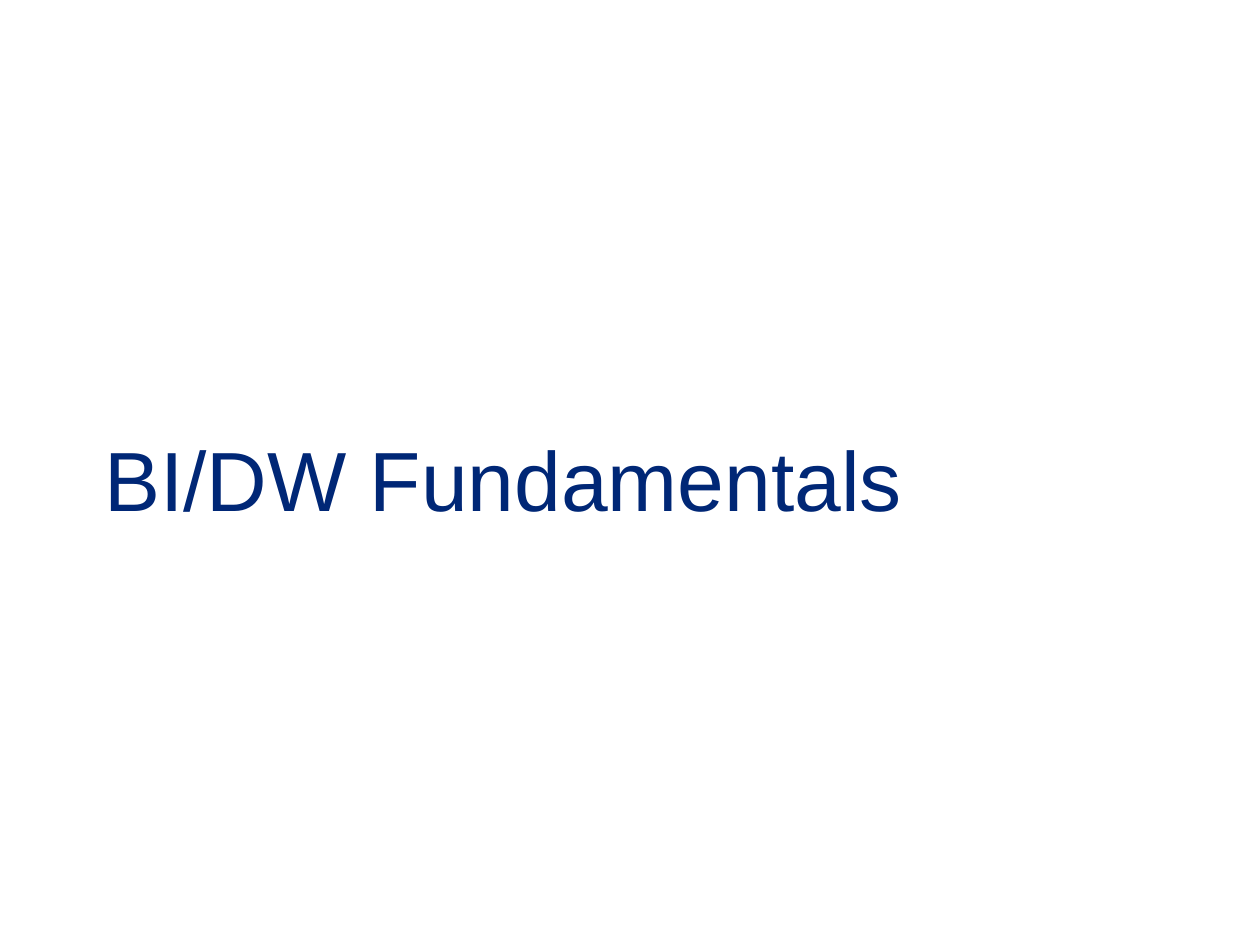
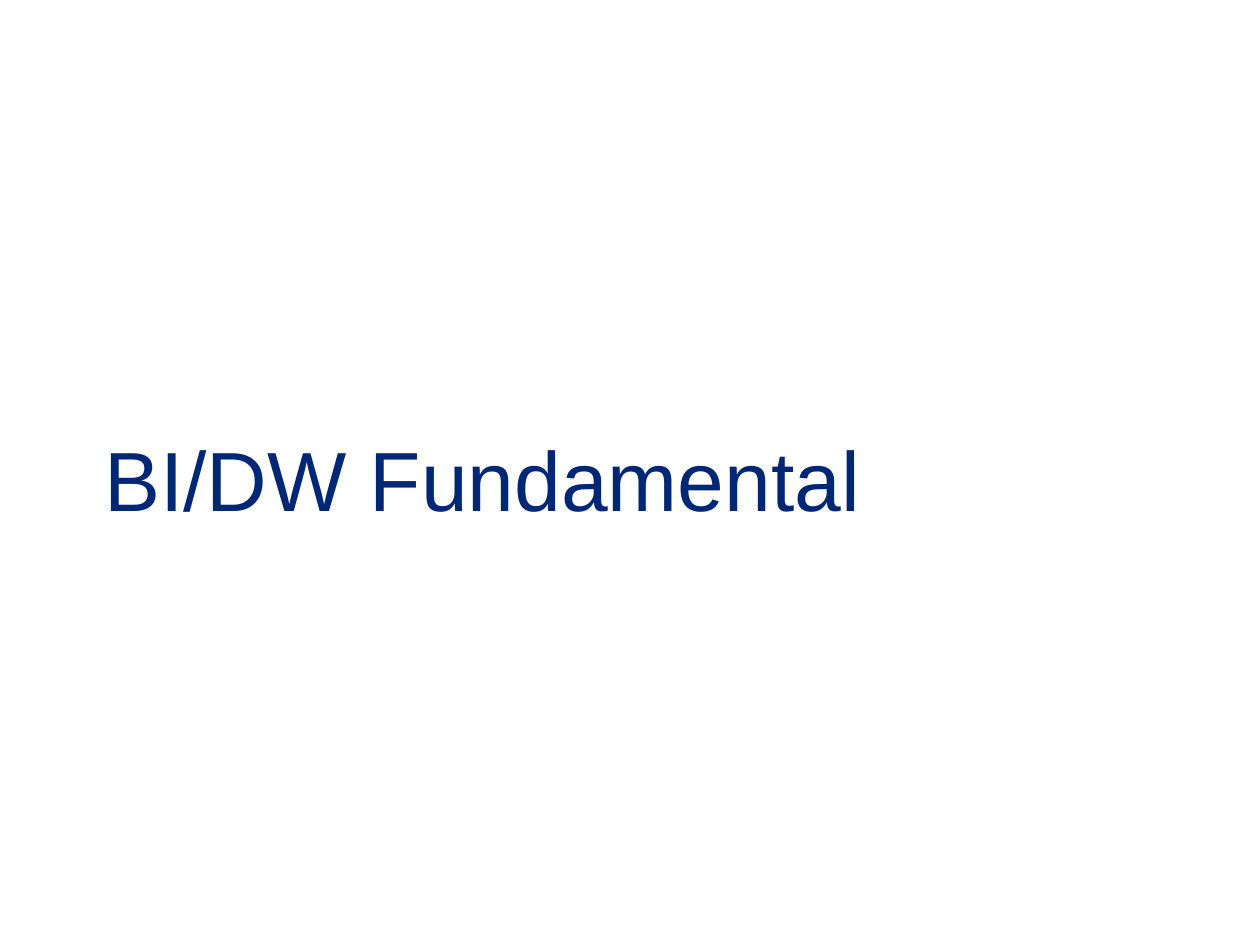
Before and after one commit to asing007/t1, a slide deck: slide 1 of Myppt.pptx. Drawn at 1260x945 pixels with LibreOffice and Linux fonts; fonts in the diff are those of the drawing; background and template pictures are left out. Boxes give left, top, right and bottom in pixels: in the first picture for what was removed or moved away, otherwise in the second. Text is boxed around its words. In the diff, an @@ line names an element or a change of style, - is before the commit and + after.

```diff
--- a/Myppt.pptx
+++ b/Myppt.pptx
@@ title at (104,450,860,512): text changed @@
-BI/DW Fundamentals
+BI/DW Fundamental
```
Also in this commit, not shown: 1 other slide changed.
